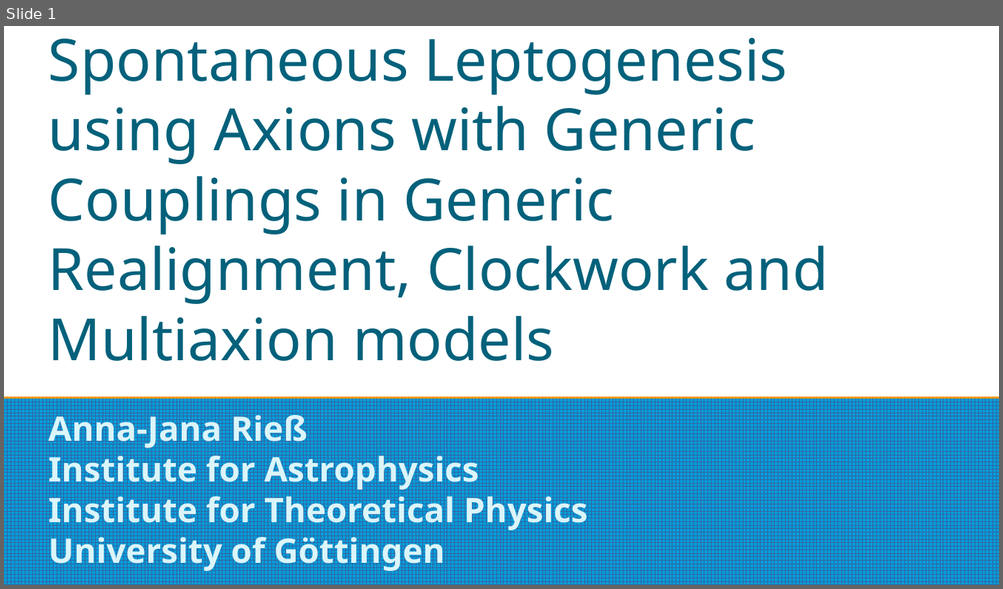
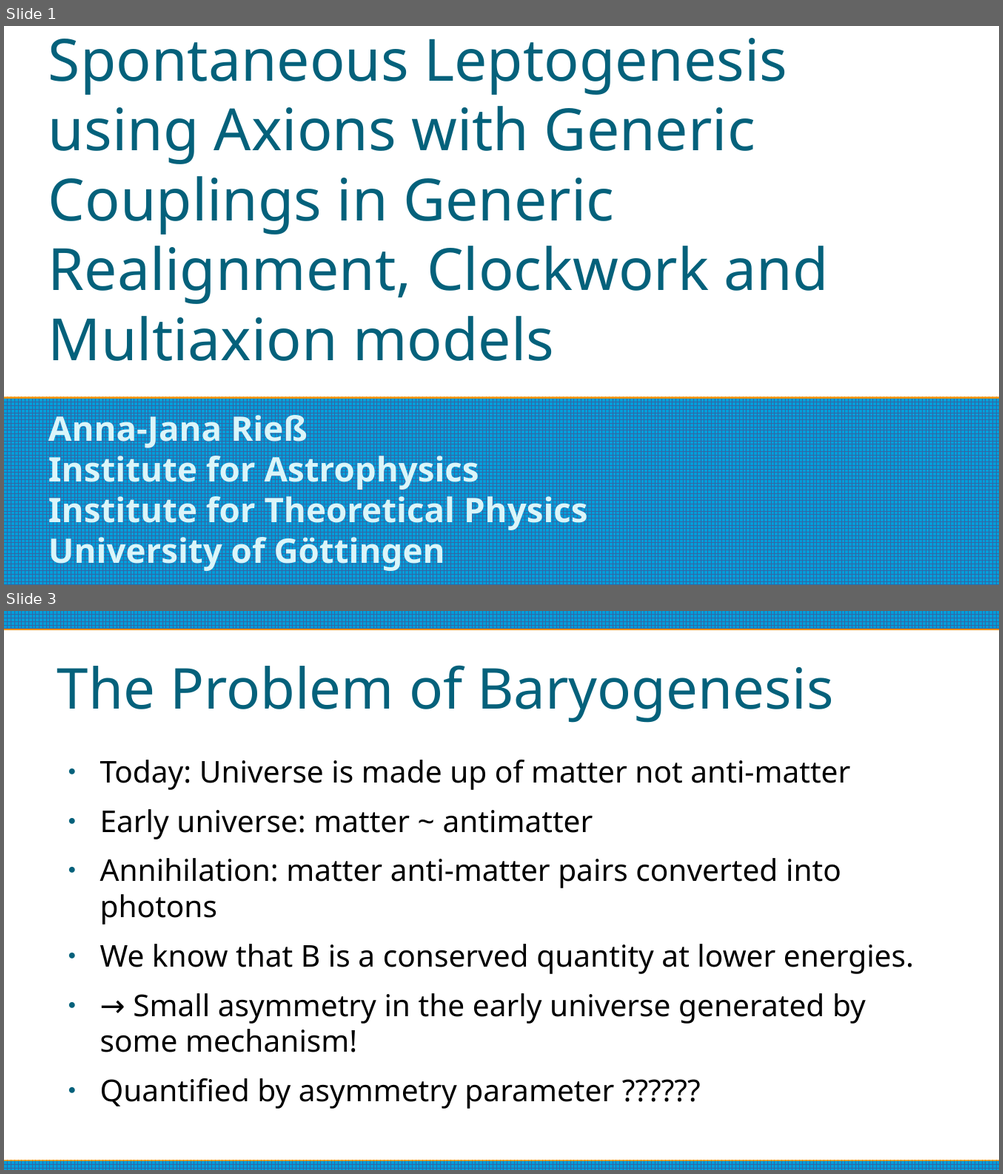
Before and after one commit to anna-jana/masters-project, a slide deck: reports/thesis-talk/presentation.odp. Shown one above the other, each under a label of ours: slide 1 before the commit, slides 1 and 3 after it; the slides between them are not shown. The pictures are 1003x589 and 1003x1174 pixels, drawn with LibreOffice and Linux fonts; fonts in the diff are those of the drawing. Boxes give left, top, right and bottom in pixels: in the first picture for what was removed or moved away, otherwise in the second. Text is boxed around its words. In the diff, an @@ line names an element or a change of style, - is before the commit and + after.

```diff
--- a/reports/thesis-talk/presentation.odp
+++ b/reports/thesis-talk/presentation.odp
@@ slide 3 added at (x1=4, y1=611, x2=999, y2=1170), background #FFFFFF @@
@@ rectangle added at (x1=4, y1=611, x2=999, y2=629), fill pattern #3465A4 on #009EDA @@
@@ title added at (x1=57, y1=665, x2=833, y2=723), 45 pt, text #04617B @@
+The Problem of Baryogenesis
@@ text added at (x1=100, y1=760, x2=913, y2=1109), 24 pt, text #000000 @@
+● Today: Universe is made up of matter not anti-matter
+● Early universe: matter ~ antimatter
+● Annihilation: matter anti-matter pairs converted into photons
+● We know that B is a conserved quantity at lower energies.
+● → Small asymmetry in the early universe generated by some mechanism!
+● Quantified by asymmetry parameter ??????
@@ rectangle added at (x1=4, y1=1162, x2=999, y2=1170), fill pattern #3465A4 on #009EDA @@
```
Also in this commit, not shown: 1 slide changed, 27 other slides added, 1 slide removed.
